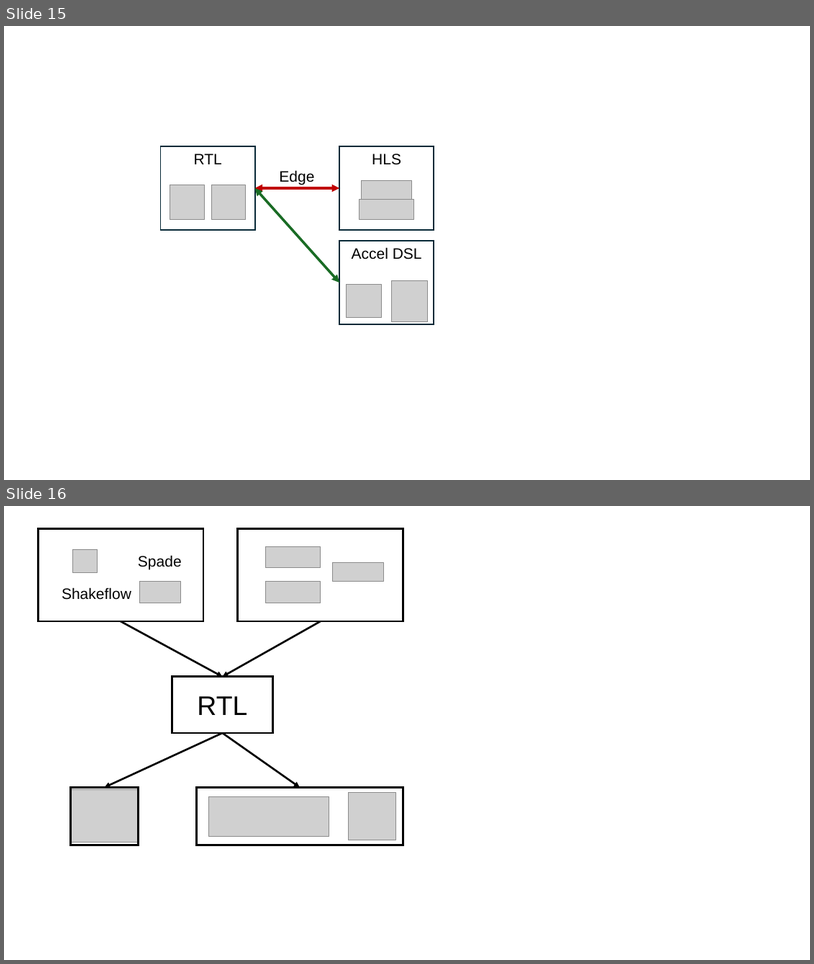
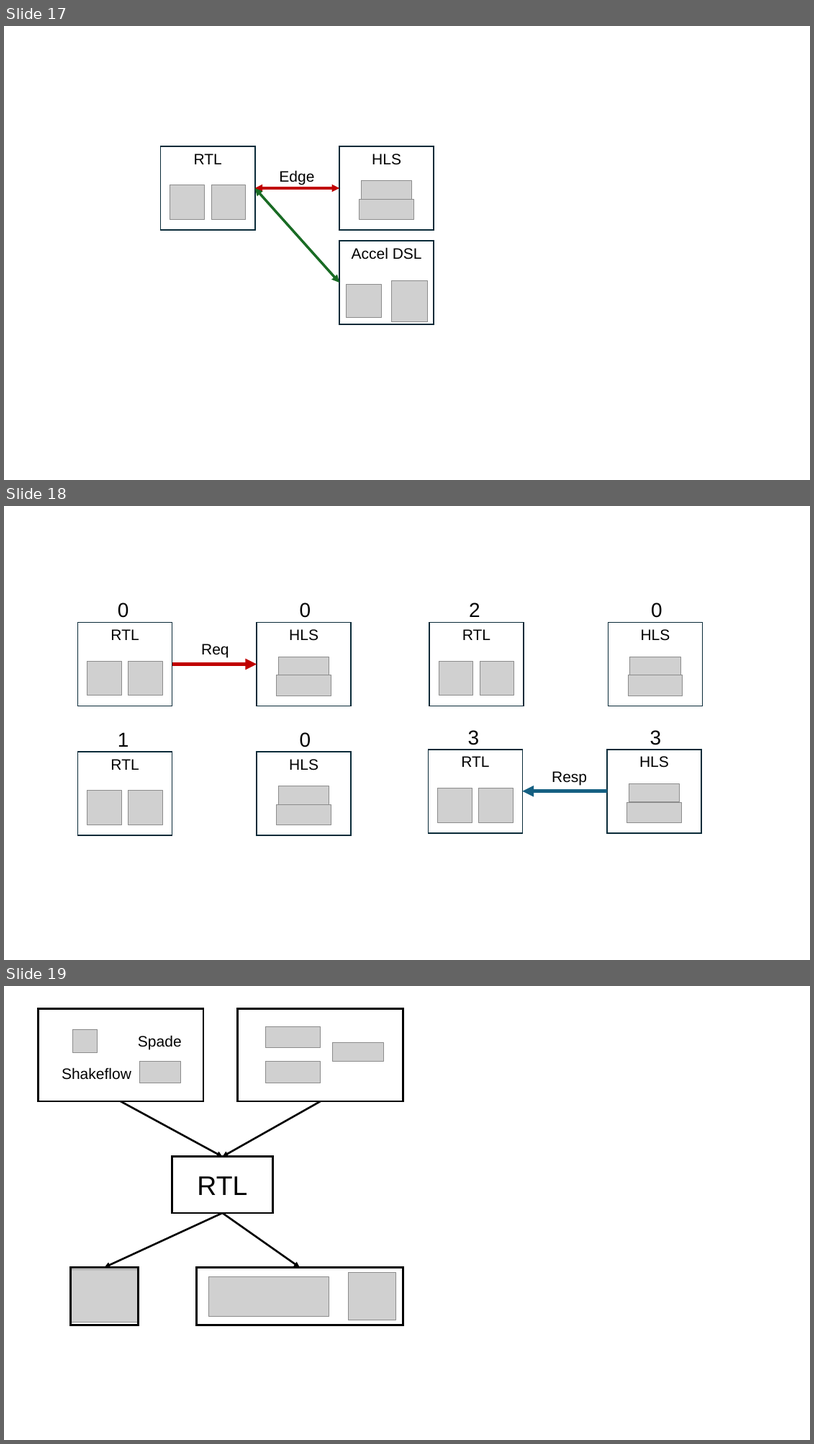
Before and after one commit to vighneshiyer/publications, a slide deck: figs/latte24/figs.pptx. Shown one above the other, each under a label of ours: slides 15 and 16 before the commit, slides 17, 18 and 19 after it. The pictures are 814x964 and 814x1444 pixels, drawn with LibreOffice and Linux fonts; fonts in the diff are those of the drawing; grey boxes stand for pictures. Boxes give left, top, right and bottom in pixels: in the first picture for what was removed or moved away, otherwise in the second. Text is boxed around its words. In the diff, an @@ line names an element or a change of style, - is before the commit and + after.

```diff
--- a/figs/latte24/figs.pptx
+++ b/figs/latte24/figs.pptx
@@ slide 18 added at [4,506,810,960], background #FFFFFF @@
@@ group added at [430,602,702,705]: 4 pictures, 2 rectangles, 2 texts @@
+HLS
+RTL
+2
+0
@@ group added at [78,602,351,705]: 4 pictures, 3 texts, 2 rectangles, 1 arrow @@
+HLS
+RTL
+0
+0
+Req
@@ group added at [78,732,351,835]: 4 pictures, 2 rectangles, 2 texts @@
+HLS
+RTL
+1
+0
@@ group added at [429,730,702,833]: 4 pictures, 2 rectangles, 2 texts @@
+HLS
+RTL
+3
+3
@@ text added at [552,771,587,785], 18 pt, text #000000 @@
+Resp
@@ arrow added from (608, 791) to (523, 791), #156082 4.5 pt @@
@@ what was slide 15 is now slide 17 @@
@@ what was slide 16 is now slide 19 @@
```
Also in this commit, not shown: 2 other slides added, 7 other files.
